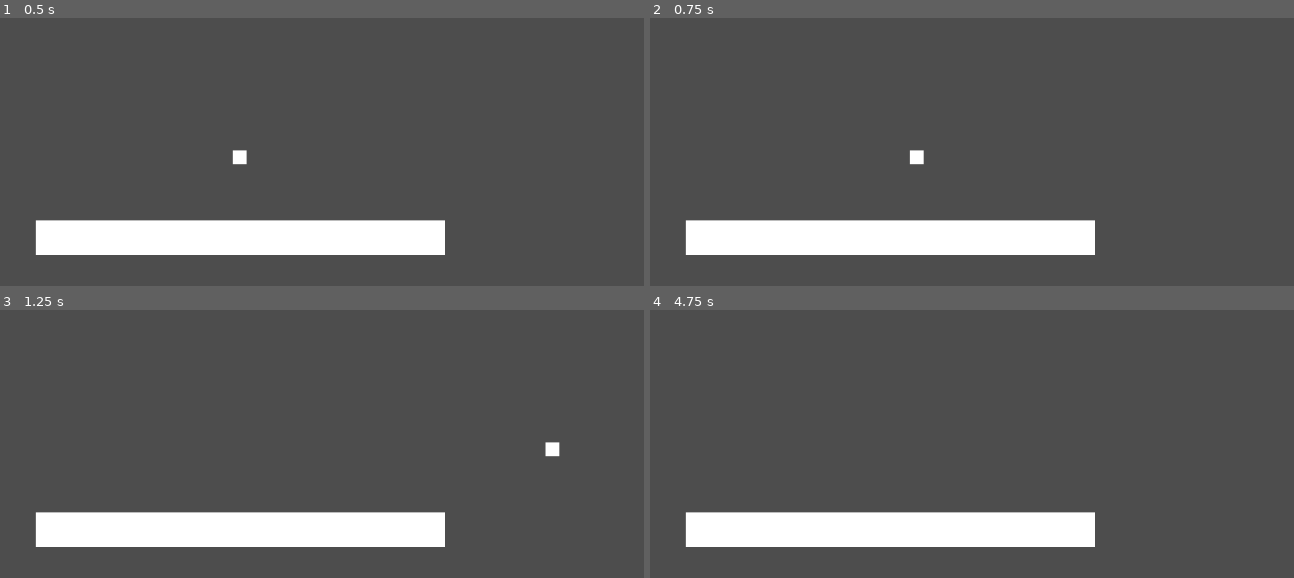
Above: before the commit, frames 1-4 (two rows, left to right).
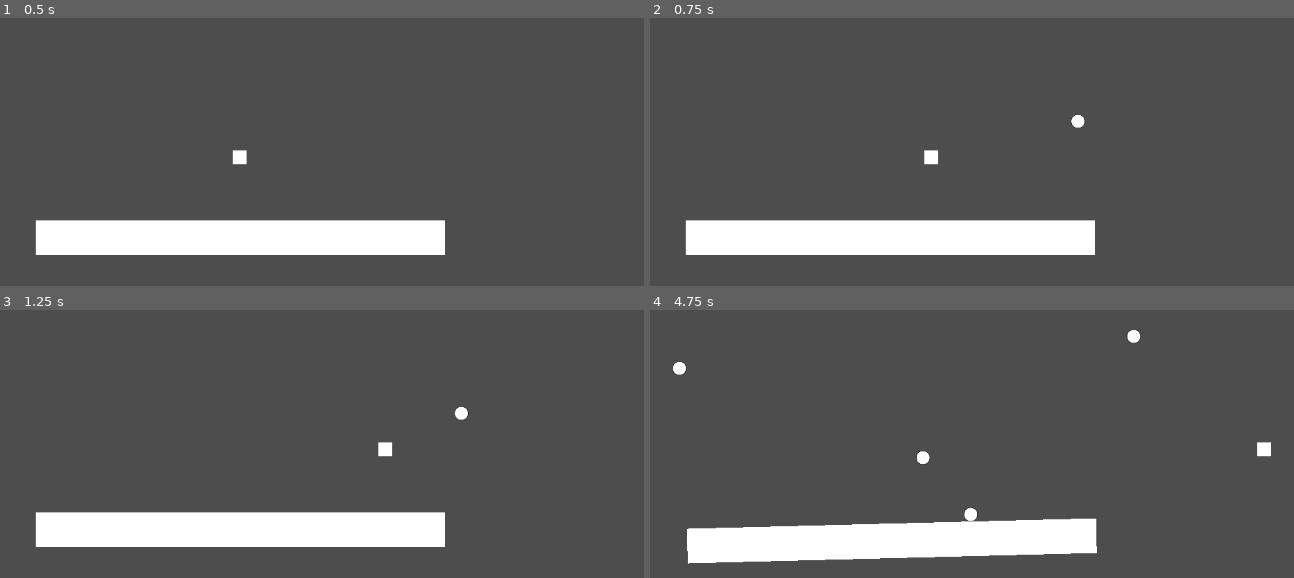
Above: after the commit, the same moments.

Repository: StarsPath/Godot-Demo-Game
Game: Godot game, scene res://main.tscn
Same seed, same stepped clock (60 frames per second), same inputs: the game is played once before the commit and once after it.
Inputs (mouse positions are in pixels of both pictures, inside the frame that each line leads up to):
- Up to frame 1 (0.5 s): no input
- Up to frame 2 (0.75 s): tap Enter (ui_accept) at 0.5 s; move the mouse to (1068, 119) at 0.52 s; hold Right (ui_right) from 0.53 s (still down); click (1068, 119) at 0.6 s
- Up to frame 3 (1.25 s): keep holding Right (ui_right); tap Enter (ui_accept) at 0.77, 0.8, 1.07 s
- Up to frame 4 (4.75 s): move the mouse to (733, 457) at 1.27 s; tap Enter (ui_accept) at 1.35, 1.52, 1.82, 2.3, 3.02, 3.32, 3.6, 3.77, 4.07, 4.52 s; click (733, 457) at 1.55 s; move the mouse to (972, 336) at 2.02 s; release Right (ui_right) at 2.03 s; hold Left (ui_left) 2.03-2.78 s; click (972, 336) at 2.1 s; move the mouse to (856, 524) at 2.77 s; hold Right (ui_right) 2.78-4.28 s; click (856, 524) at 2.85 s; move the mouse to (1133, 502) at 3.52 s; move the mouse to (656, 368) at 4.27 s; hold Left (ui_left) from 4.28 s (still down); click (656, 368) at 4.35 s

Frame 1 is identical in both runs. In frame 2, 0.3% of the frame differs, in the area x 40-68%, y 36-55%; in frame 3, 0.3%; in frame 4, 5.9%, in the area x 3-97%, y 7-95%.

Commit message:
projectile

Diff:
--- a/CharacterBody2D.gd
+++ b/CharacterBody2D.gd
@@ -1,27 +1,33 @@
 extends CharacterBody2D
 
 
-const SPEED = 30.0
+const SPEED = 300.0
 const JUMP_VELOCITY = -400.0
+
+
 
 # Get the gravity from the project settings to be synced with RigidBody nodes.
 var gravity = ProjectSettings.get_setting("physics/2d/default_gravity")
 
+var bullet = load("res://projectiles/bullet.tscn")
+
 
 func _physics_process(delta):
-	# Add the gravity.
-
-#
-	# Handle jump.
-	if Input.is_action_just_pressed("ui_accept") and is_on_floor():
-		velocity.y = JUMP_VELOCITY
-
 	# Get the input direction and handle the movement/deceleration.
 	# As good practice, you should replace UI actions with custom gameplay actions.
 	var vector = Input.get_vector("ui_left", "ui_right", "ui_up", "ui_down")
 	if vector:
-		velocity += vector * SPEED
-	#else:
-		#velocity = lerp(velocity, Vector2.ZERO, 0.5)
+		velocity = vector * SPEED
+	else:
+		velocity = lerp(velocity, Vector2.ZERO, 0.1)
 
 	move_and_slide()
+
+func _input(event):
+	if Input.is_action_just_pressed("mouse_left_click"):
+		print("Mouse Click/Unclick at: ", get_viewport().get_mouse_position())
+		var bullet_instance = bullet.instantiate()
+		bullet_instance.position = get_viewport().get_mouse_position()
+		bullet_instance.linear_velocity = Vector2(100 , 0)
+		#bullet_instance.linear_velocity = Vector2(1, 0)
+		get_tree().get_root().add_child(bullet_instance)
--- a/project.godot
+++ b/project.godot
@@ -53,6 +53,11 @@
 , Object(InputEventKey,"resource_local_to_scene":false,"resource_name":"","device":-1,"window_id":0,"alt_pressed":false,"shift_pressed":false,"ctrl_pressed":false,"meta_pressed":false,"pressed":false,"keycode":0,"physical_keycode":83,"key_label":0,"unicode":115,"echo":false,"script":null)
 ]
 }
+mouse_left_click={
+"deadzone": 0.5,
+"events": [Object(InputEventMouseButton,"resource_local_to_scene":false,"resource_name":"","device":-1,"window_id":0,"alt_pressed":false,"shift_pressed":false,"ctrl_pressed":false,"meta_pressed":false,"button_mask":1,"position":Vector2(114, 17),"global_position":Vector2(118, 58),"factor":1.0,"button_index":1,"canceled":false,"pressed":true,"double_click":false,"script":null)
+]
+}
 
 [rendering]
 
--- /dev/null
+++ b/projectiles/bullet.tscn
@@ -0,0 +1,16 @@
+[gd_scene load_steps=3 format=3 uid="uid://bes3drl304ymw"]
+
+[ext_resource type="Texture2D" uid="uid://dsud1w1omq02y" path="res://assets/Bullet_sprite.png" id="1_kdqtn"]
+
+[sub_resource type="CircleShape2D" id="CircleShape2D_fckmm"]
+
+[node name="RigidBody2D" type="RigidBody2D"]
+gravity_scale = 0.0
+
+[node name="CollisionShape2D" type="CollisionShape2D" parent="."]
+shape = SubResource("CircleShape2D_fckmm")
+
+[node name="Sprite2D" type="Sprite2D" parent="CollisionShape2D"]
+position = Vector2(3.8147e-06, 1.90735e-06)
+scale = Vector2(0.625, 0.625)
+texture = ExtResource("1_kdqtn")
Binary file added: assets/Bullet_sprite.png
Not shown, added: assets/Bullet_sprite.png.import
